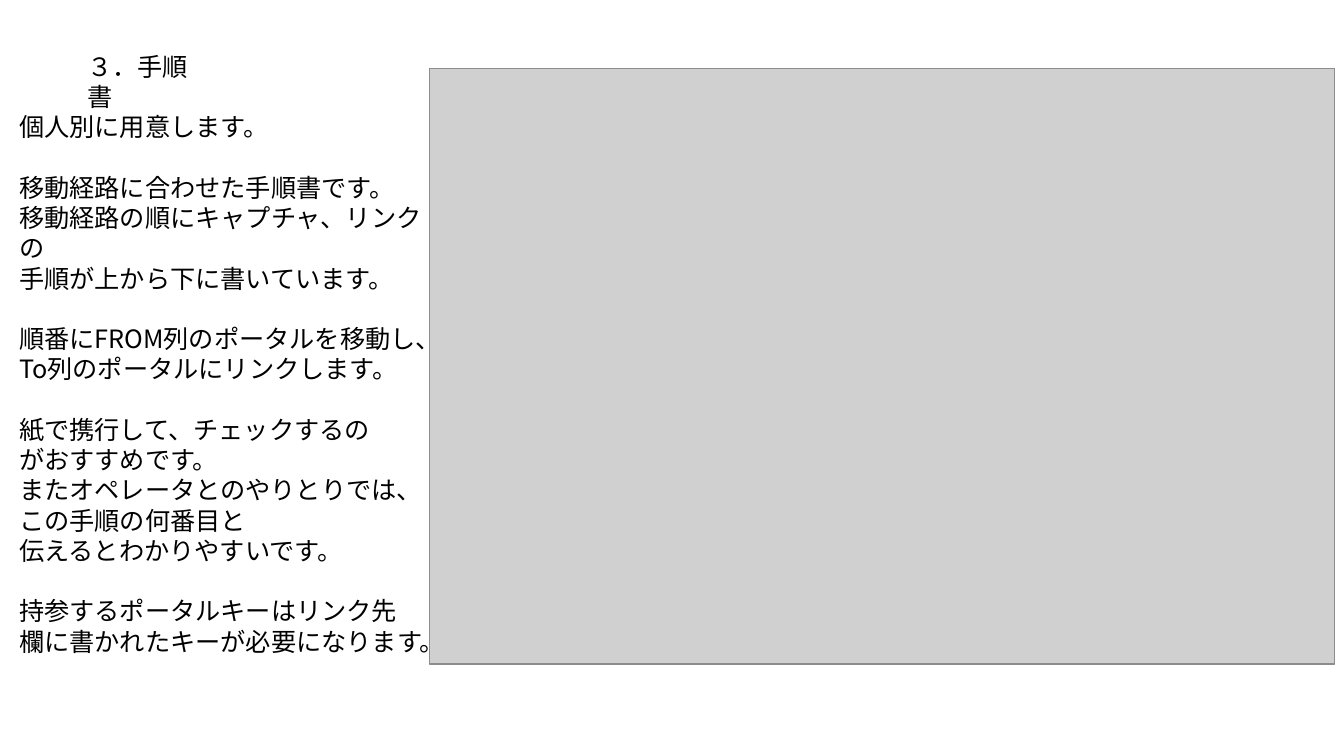
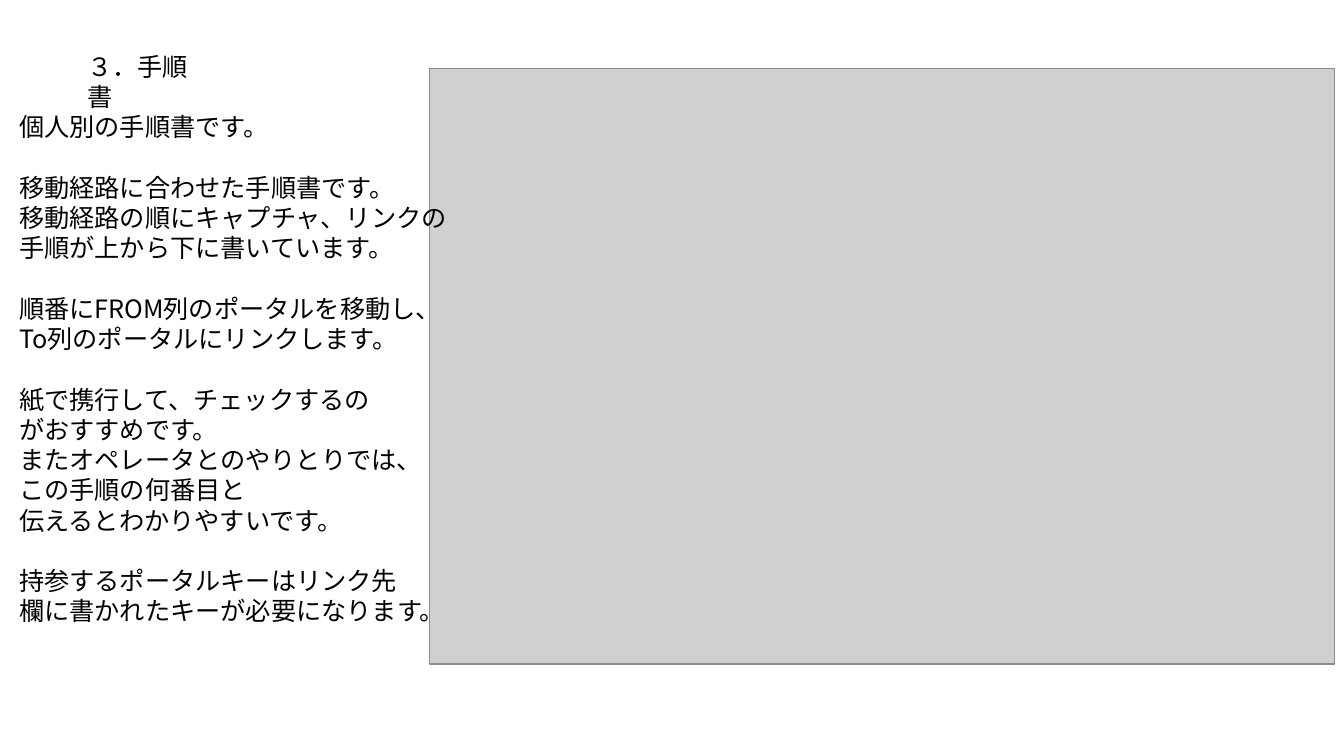
Before and after one commit to tacker530/ramen, a slide deck: slide 3 of あんない資料.pptx. Drawn at 1344x756 pixels with LibreOffice and Linux fonts; fonts in the diff are those of the drawing; grey boxes stand for pictures. Boxes give left, top, right and bottom in pixels: in the first picture for what was removed or moved away, otherwise in the second. Text is boxed around its words. In the diff, an @@ line names an element or a change of style, - is before the commit and + after.

```diff
--- a/あんない資料.pptx
+++ b/あんない資料.pptx
@@ text at (19,114,268,138): text changed @@
-個人別に用意します。
+個人別の手順書です。
```
Also in this commit, not shown: 1 other slide changed, 1 slide added, 23 other files.
